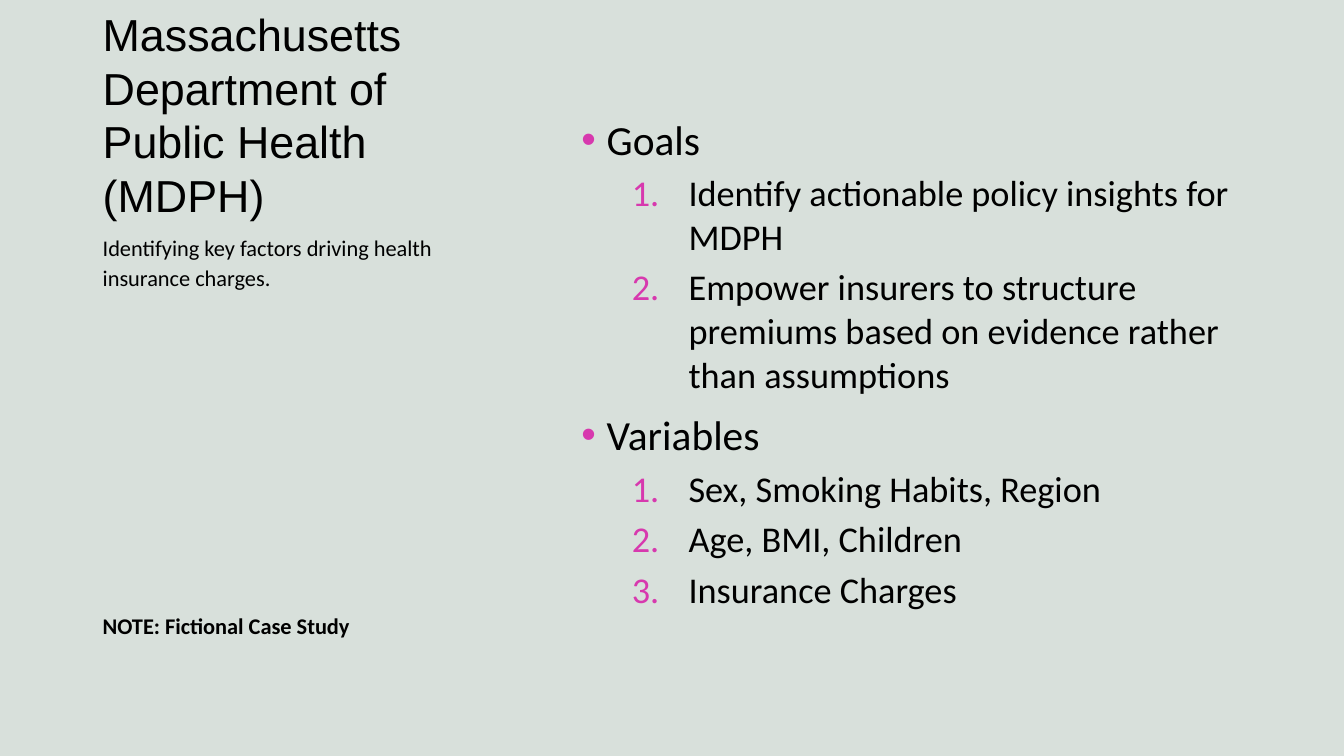
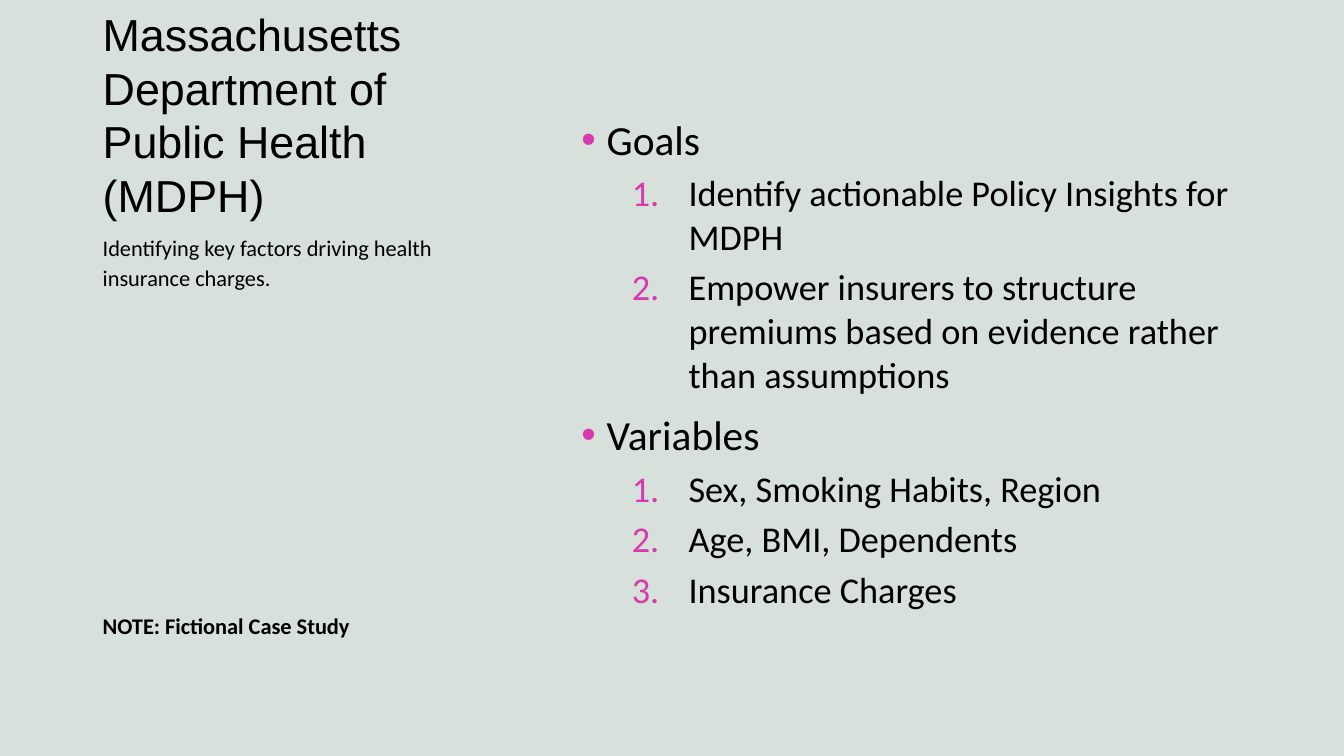
Before and after one commit to harshvardhaniimi/linear-regression, a slide deck: slide 9 of Slides.pptx (slide 6 before the commit). Drawn at 1344x756 pixels with LibreOffice and Linux fonts; fonts in the diff are those of the drawing; background and template pictures are left out. Boxes give left, top, right and bottom in pixels: in the first picture for what was removed or moved away, otherwise in the second. Text is boxed around its words. In the diff, an @@ line names an element or a change of style, - is before the commit and + after.

```diff
--- a/Slides.pptx
+++ b/Slides.pptx
@@ text at box(689, 180, 1228, 250): text changed @@
-  1. Identify actionable policy insights for MDPH
+  1. Identify actionable Policy Insights for MDPH
@@ text at box(689, 526, 1018, 559): text changed @@
-  2. Age, BMI, Children
+  2. Age, BMI, Dependents
```
Also in this commit, not shown: 4 other slides changed, 1 other file.
